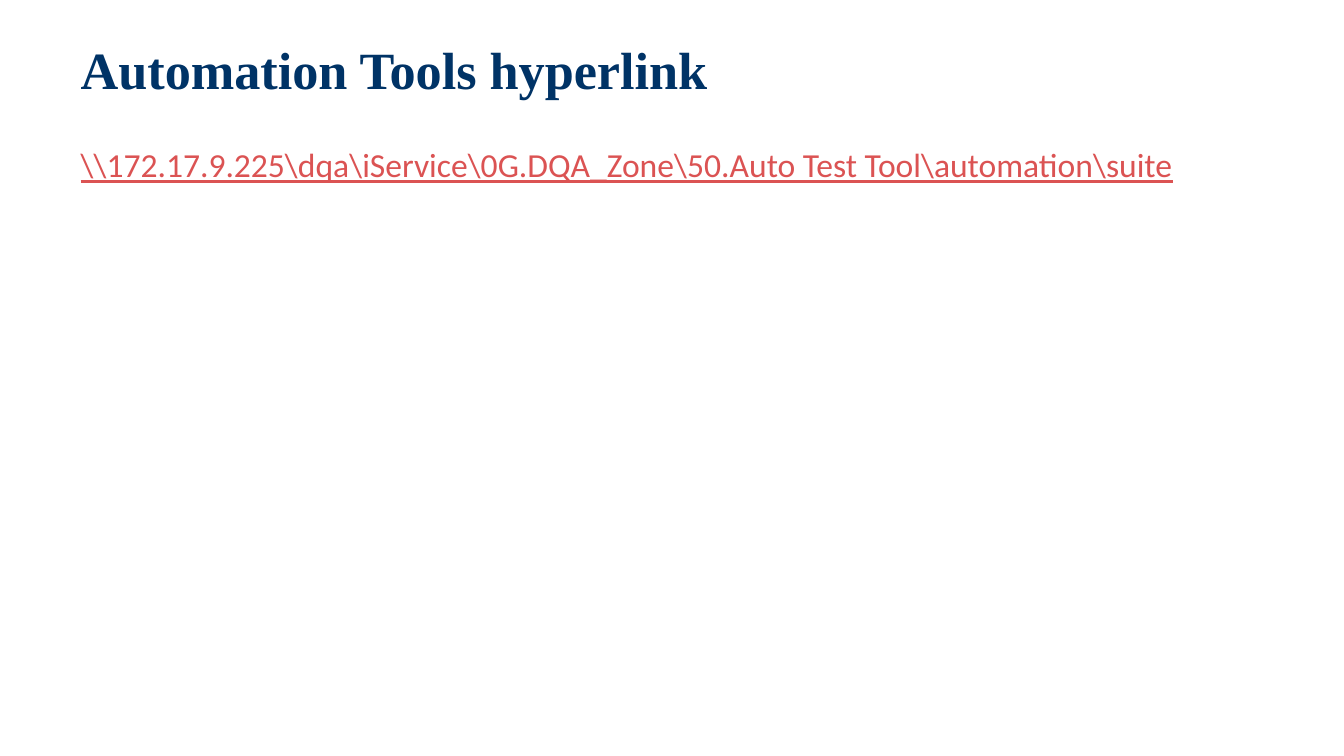
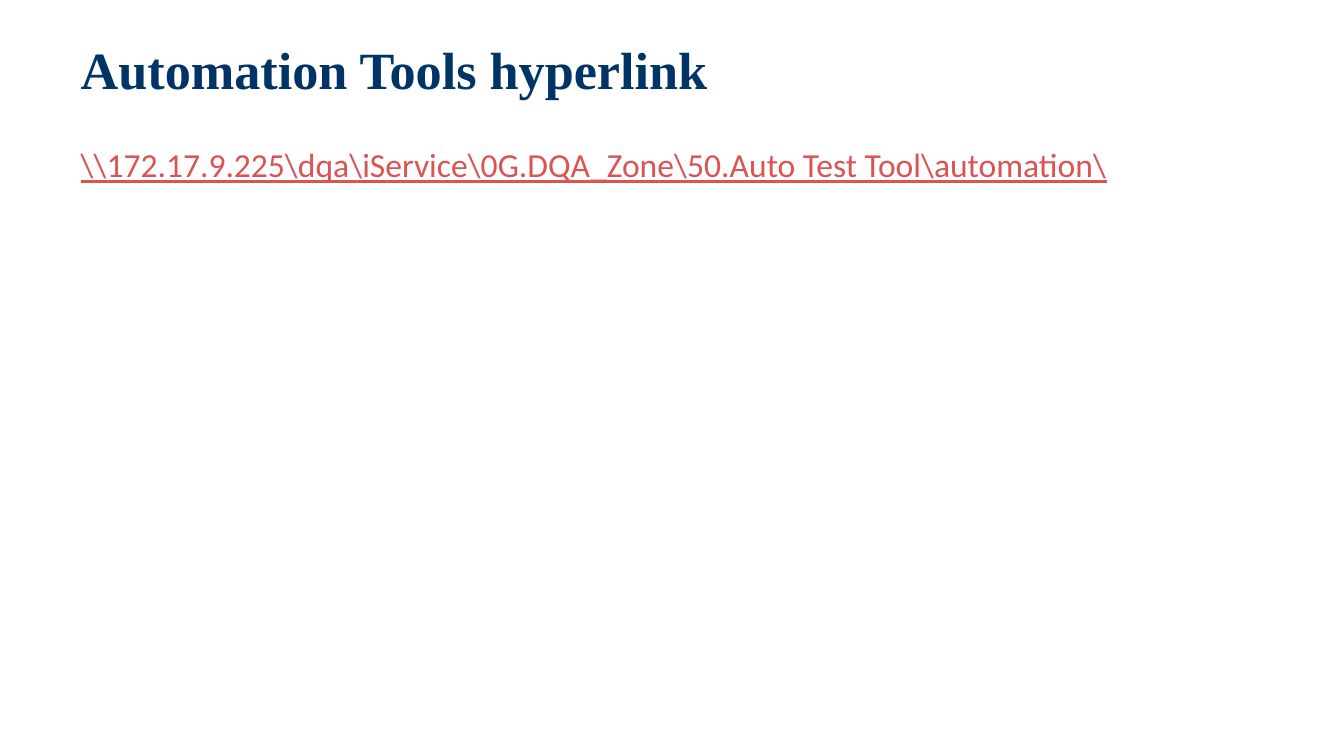
Before and after one commit to jackiejay888/automation, a slide deck: slide 33 of kpi/Test Automation_Demo.pptx (slide 34 before the commit). Drawn at 1344x756 pixels with LibreOffice and Linux fonts; fonts in the diff are those of the drawing; background and template pictures are left out. Boxes give left, top, right and bottom in pixels: in the first picture for what was removed or moved away, otherwise in the second. Text is boxed around its words. In the diff, an @@ line names an element or a change of style, - is before the commit and + after.

Commit message:
Test Automatimon Q1 Demo report update

```diff
--- a/kpi/Test Automation_Demo.pptx
+++ b/kpi/Test Automation_Demo.pptx
@@ text at (81,153,1106,183): text changed @@
-\\172.17.9.225\dqa\iService\0G.DQA_Zone\50.Auto Test Tool\automation\suite
+\\172.17.9.225\dqa\iService\0G.DQA_Zone\50.Auto Test Tool\automation\
```
Also in this commit, not shown: 1 slide removed.
